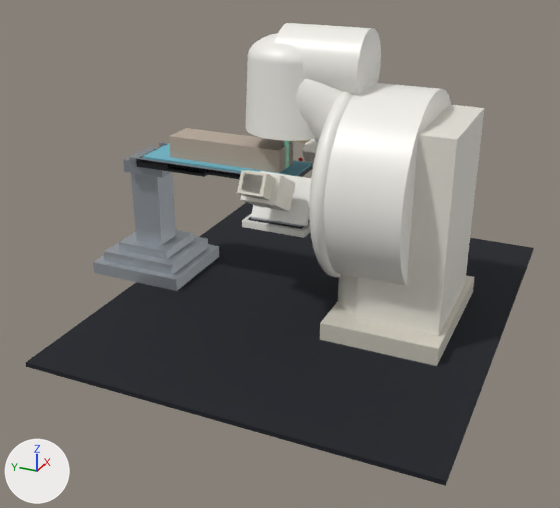
What one commit did to the glTF model assets/truebeam/truebeam.glb.
Rendered twice from a 50 mm lens placed at (-6.01, -2.64, 2.18), pointed at (-0.32, -0.08, -0.66). The lights are fixed; the arrows at lower left show +X, +Y and +Z. The picture after the commit comes second. Where no turn or scale is listed for an object, it has been applied to the vertices.

Objects in the first picture: 'Couch_Base', 'Couch_Base_Step', 'Couch_Column', 'Floor', 'Gantry_Drum', 'Gantry_Drum_Face', 'Gantry_Head_Shoulder', 'Head_Housing', 'Head_Neck', 'Patient_Phantom', 'Stand_Column', 'Stand_Fairing', 'Stand_Pedestal' and 16 more.
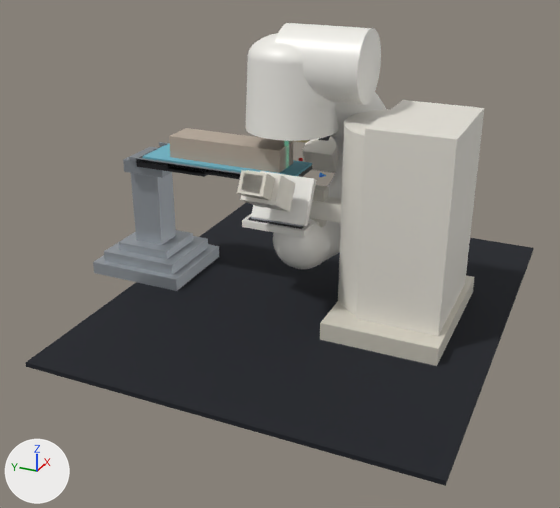
Changed parts and their boxes [x1, y1, x2, y2] in the pictures (560 x 508 px):
```json
{"object": "Gantry_Drum", "change": "deleted", "before": [324, 83, 451, 286]}
{"object": "Gantry_Drum_Face", "change": "deleted", "before": [309, 91, 353, 278]}
{"object": "Gantry_Shoulder_EPID", "change": "added", "after": [273, 218, 330, 269]}
{"object": "Gantry_C_Body", "change": "added", "after": [325, 93, 386, 261]}
{"object": "Gantry_Head_Shoulder", "change": "deleted", "before": [295, 79, 375, 143]}
{"object": "Gantry_Shoulder_Head", "change": "added", "after": [309, 90, 337, 109]}
{"object": "Stand_Fairing", "change": "unchanged, uncovered by the edit", "before": [338, 275, 358, 315], "after": [338, 109, 390, 315]}
```

Edits to the scene script, one JSON object a line:
```json
{"op": "add", "block": "me_mesh_8_1", "code": ["me_mesh_8_1 = bpy.data.meshes.new('Mesh_8')", "me_mesh_8_1.from_pydata(...)  # 266 vertices, 468 faces; spans x -0.28..0.28, y -0.276..0.276, z -0.28..0.28", "me_mesh_8_1.materials.append(mat_material_4)  # white #f4f2ec"]}
{"op": "add", "block": "me_mesh_7_1", "code": ["me_mesh_7_1 = bpy.data.meshes.new('Mesh_7')", "me_mesh_7_1.from_pydata(...)  # 336 vertices, 600 faces; spans x -0.34..0.34, y -0.34..0.34, z -0.34..0.34", "me_mesh_7_1.materials.append(mat_material_4)  # white #f4f2ec"]}
{"op": "add", "block": "me_mesh_6_1", "code": ["me_mesh_6_1 = bpy.data.meshes.new('Mesh_6')", "me_mesh_6_1.from_pydata(...)  # 1460 vertices, 2880 faces; spans x -0.18..0.9, y -0.81..0.1, z -0.92..0.99", "me_mesh_6_1.materials.append(mat_material_4)  # white #f4f2ec"]}
{"op": "remove", "block": "ob_gantry_drum", "code": ["ob_gantry_drum = bpy.data.objects.new('Gantry_Drum', me_mesh_6)", "ob_gantry_drum.location = (0.0, -0.95, 0.0)"]}
{"op": "remove", "block": "ob_gantry_drum_face", "code": ["ob_gantry_drum_face = bpy.data.objects.new('Gantry_Drum_Face', me_mesh_7)", "ob_gantry_drum_face.location = (0.0, -0.62, 0.0)"]}
{"op": "remove", "block": "ob_gantry_head_shoulder", "code": ["ob_gantry_head_shoulder = bpy.data.objects.new('Gantry_Head_Shoulder', me_mesh_8)", "ob_gantry_head_shoulder.location = (0.0, 0.0, 0.0)"]}
{"op": "add", "block": "ob_gantry_shoulder_epid", "code": ["ob_gantry_shoulder_epid = bpy.data.objects.new('Gantry_Shoulder_EPID', me_mesh_8_1)", "ob_gantry_shoulder_epid.location = (0.02, -0.16, -0.64)"]}
{"op": "add", "block": "ob_gantry_shoulder_head", "code": ["ob_gantry_shoulder_head = bpy.data.objects.new('Gantry_Shoulder_Head', me_mesh_7_1)", "ob_gantry_shoulder_head.location = (0.0, -0.12, 0.72)"]}
{"op": "add", "block": "ob_gantry_c_body", "code": ["ob_gantry_c_body = bpy.data.objects.new('Gantry_C_Body', me_mesh_6_1)", "ob_gantry_c_body.location = (0.0, 0.0, 0.0)"]}
```
